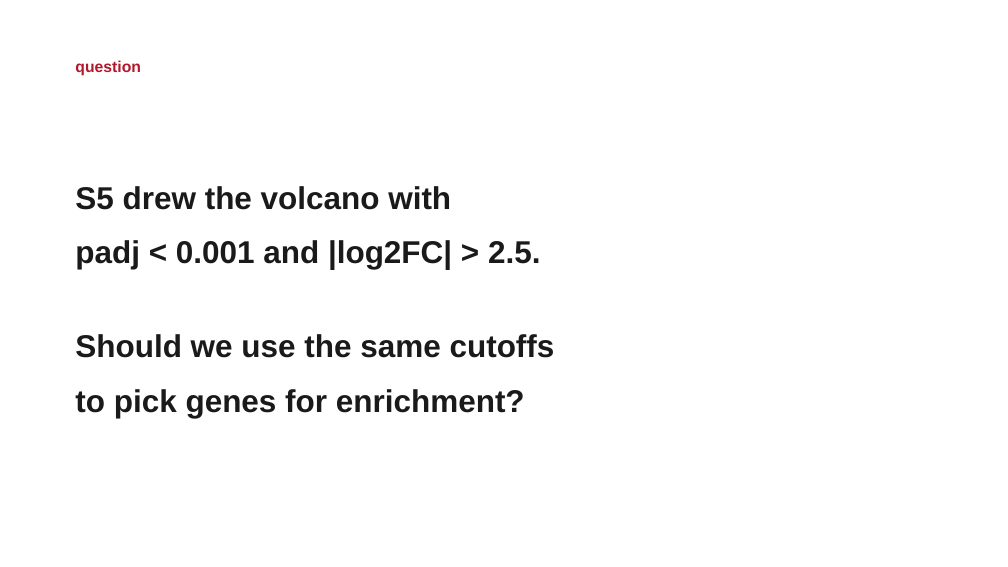
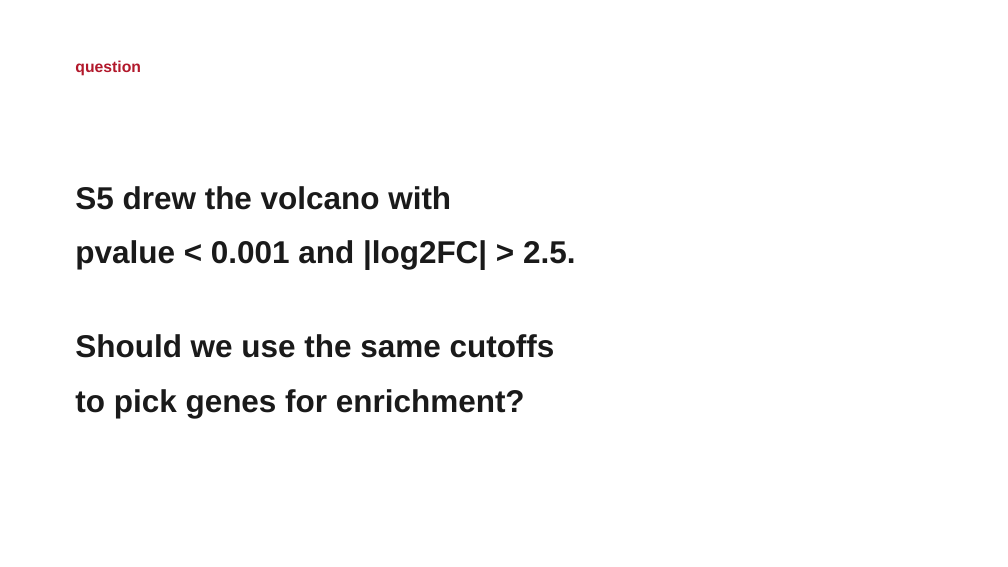
Before and after one commit to enriquea/ZebraQ, a slide deck: slide 7 of slides/S6_slides.pptx. Drawn at 1008x567 pixels with LibreOffice and Linux fonts; fonts in the diff are those of the drawing. Boxes give left, top, right and bottom in pixels: in the first picture for what was removed or moved away, otherwise in the second. Text is boxed around its words. In the diff, an @@ line names an element or a change of style, - is before the commit and + after.

Commit message:
Address Copilot review on PR #5
Content
- opn4a is melanopsin, not a cone opsin: the radiation term is four cone
  opsins, rhodopsin and rhol, a melanopsin, and bbc3 (S6 and slide).
- The S6 slide still taught S5's volcano as padj with 48/55 genes; the
  lesson had been fixed but the deck had not. Now pvalue, 55 up / 56 down.
- "2 in 10^19" is now "about 1.8e-19", the committed value.
- The biomaRt fallback was described as "plain HTTP". It is HTTPS through
  the BioMart REST service on useast; what differs is the client.

Robustness
- STRING responses are now checked for preferredName_A/B and score, like
  the Enrichr ones, so an HTTP 200 error page cannot be committed.
- Slide code blocks size from their line count instead of a fixed 1.4in.
- Slide count uses len(prs.slides), not a private python-pptx attribute.

Documentation
- Setup now separates roles: enrichR and biomaRt appear in optional lesson
  chunks; httr and jsonlite are only for regenerating data/enrichment/.
  Package counts updated to 13 CRAN and 3 Bioconductor.
- Generator header lists its real dependencies.
- docs/index.md links point at main, where the page is published from.
- make_slides.py documents that it needs python-pptx. It is deliberately not
  added to setup/python/, since only the instructor builds the decks.

```diff
--- a/slides/S6_slides.pptx
+++ b/slides/S6_slides.pptx
@@ text at [75,240,575,269]: text changed @@
-padj < 0.001 and |log2FC| > 2.5.
+pvalue < 0.001 and |log2FC| > 2.5.
```
Also in this commit, not shown: 4 other slides changed, 11 other files.
